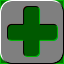
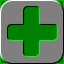
Layer changes from the first 64x64 image to the second:
painted on "Rectangle 1" over [left=7, top=6, right=58, bottom=57]
painted on "Gradient Fill 1" over [left=7, top=6, right=58, bottom=57]
